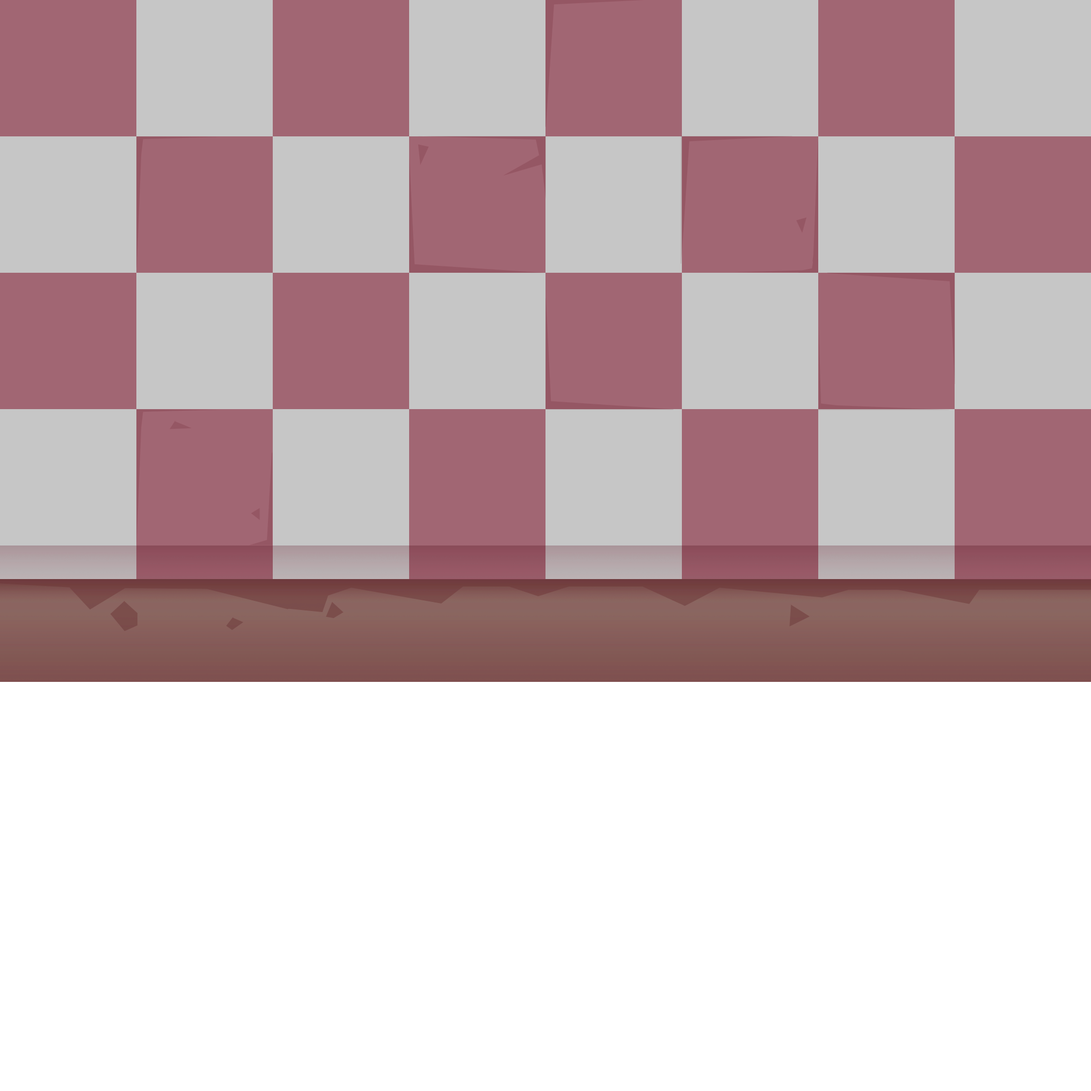
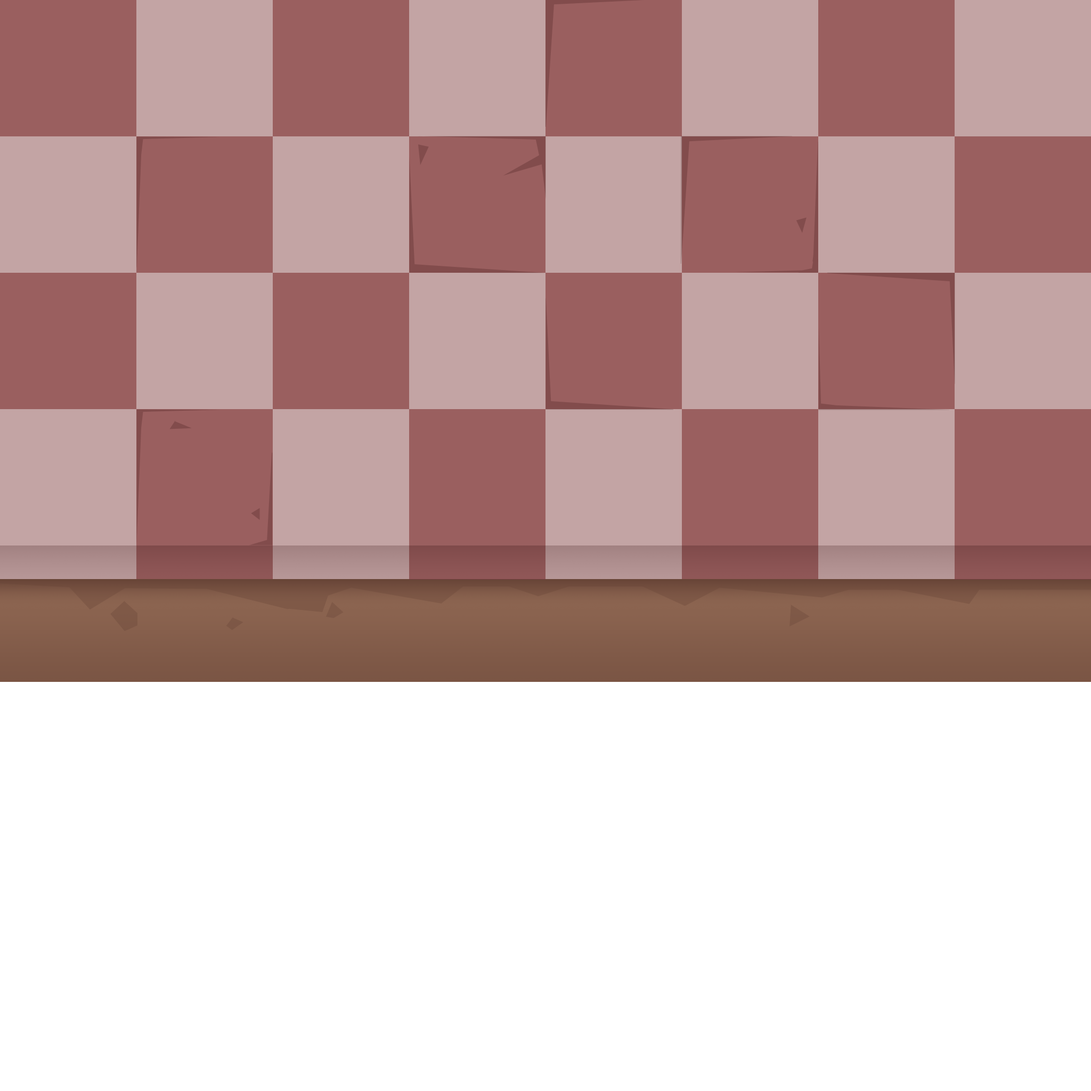
Revision of a layered 1091×1091 image; what changed, layer by layer:
"Shadows 2": opacity 30% → 50%, blend normal → multiply over [136,0,956,546]
"Shadows 1": opacity 50% → 30% over [0,579,1091,632]
painted on "Color B" over [0,0,1091,580]
painted on "Color A" over [0,0,1091,580]
painted on "Color Fill 1" over [0,545,1091,683]
